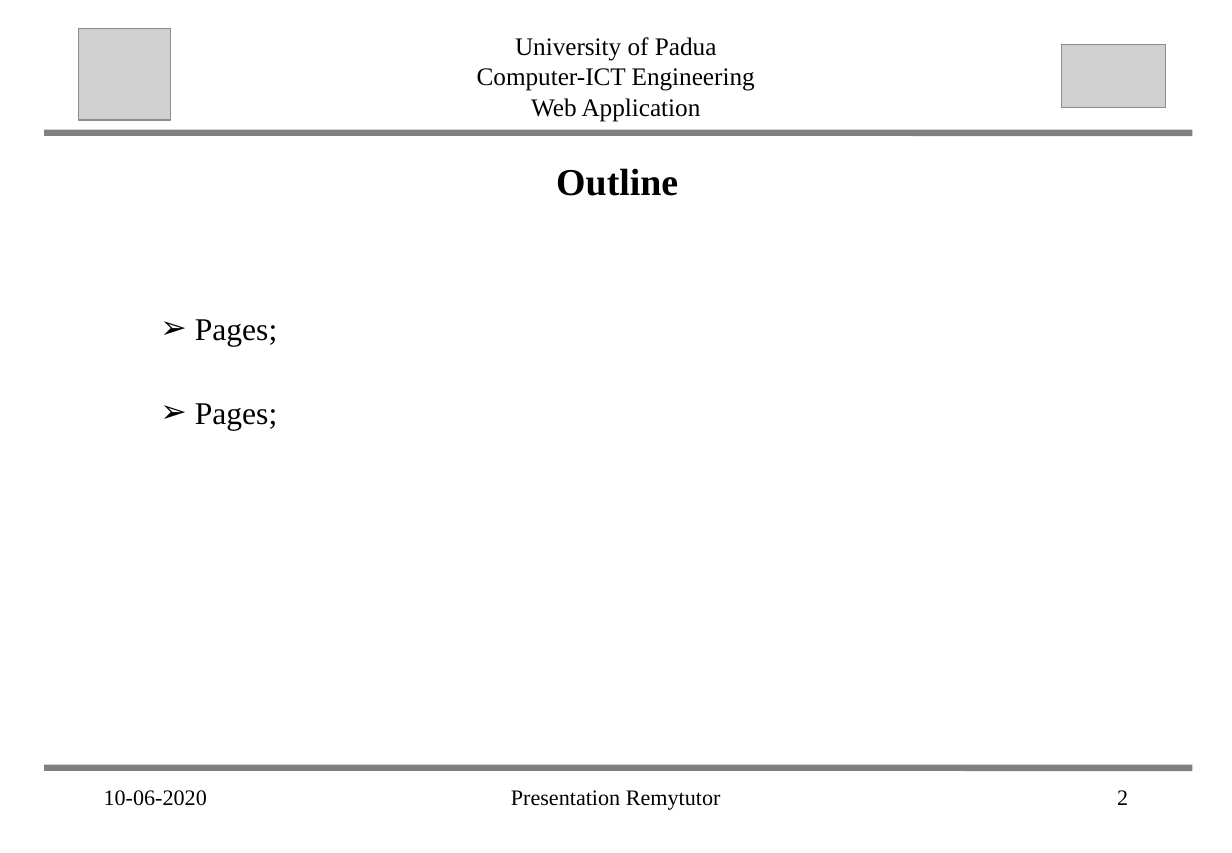
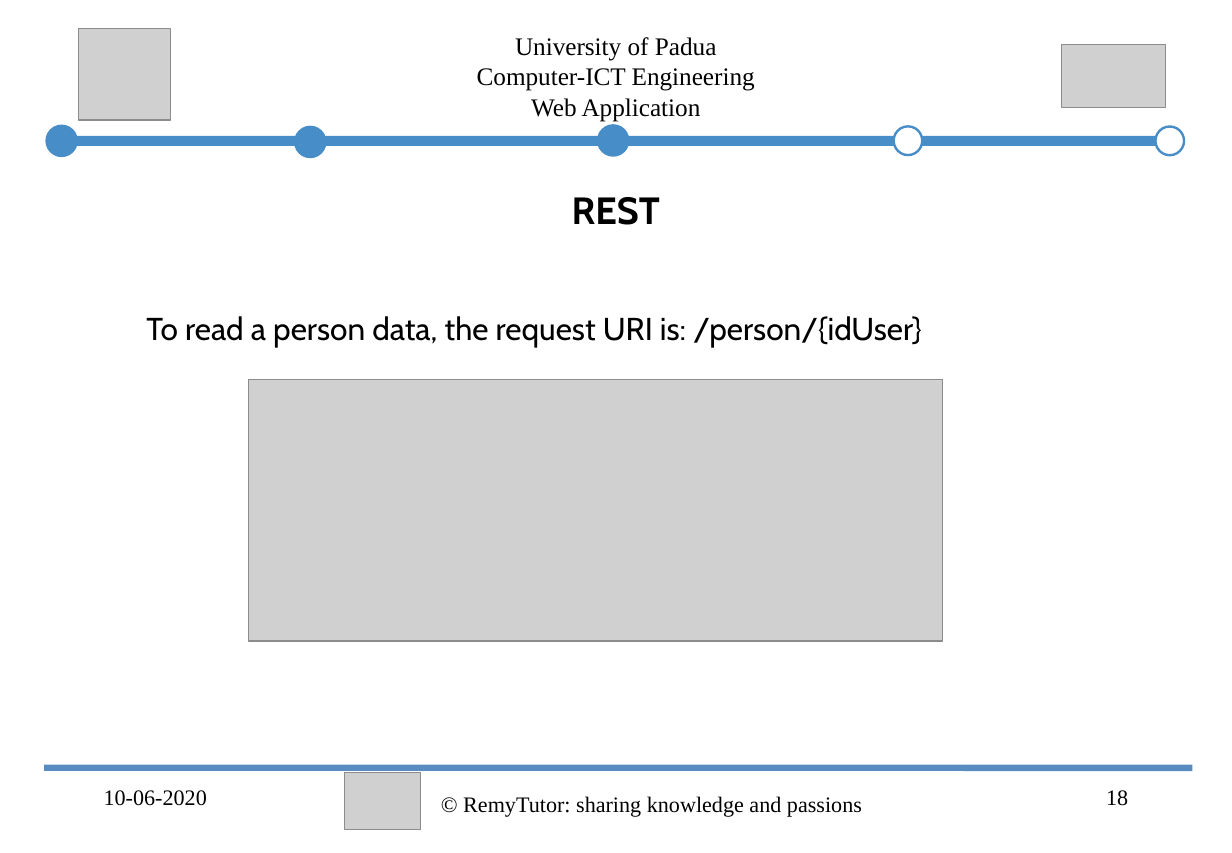
Before and after one commit to abahmadb/Web-Applications, a slide deck: slide 18 of HW2-RemuTutor-2019-2020 - Ahmad.ppt (slide 2 before the commit). Drawn at 1232x853 pixels with LibreOffice and Linux fonts; fonts in the diff are those of the drawing; grey boxes stand for pictures. Boxes give left, top, right and bottom in pixels: in the first picture for what was removed or moved away, otherwise in the second. Text is boxed around its words. In the diff, an @@ line names an element or a change of style, - is before the commit and + after.

```diff
--- a/HW2-RemuTutor-2019-2020 - Ahmad.ppt
+++ b/HW2-RemuTutor-2019-2020 - Ahmad.ppt
@@ line moved from (48, 133) - (1189, 133) to (59, 141) - (1167, 141) @@
@@ line (59, 141) - (1167, 141): stroke #808080 4 pt to #478DC7 6.24 pt @@
@@ group added at (x1=50, y1=126, x2=1183, y2=155): 5 ellipses @@
@@ text removed at (x1=556, y1=168, x2=678, y2=196) @@
-Outline
@@ text added at (x1=572, y1=197, x2=660, y2=225), 24 pt, text #000000, bold @@
+REST
@@ text added at (x1=146, y1=316, x2=922, y2=347), 20 pt, text #000000 @@
+❑ To read a person data, the request URI is: /person/{idUser}
@@ text removed at (x1=195, y1=319, x2=277, y2=430) @@
-  ➢ Pages;
-  ➢ Pages;
@@ picture added at (x1=249, y1=380, x2=942, y2=641) @@
@@ line (48, 767) - (1189, 767): stroke #808080 4 pt to #588CC1 4 pt @@
@@ picture added at (x1=344, y1=772, x2=421, y2=829) @@
@@ text at (x1=463, y1=796, x2=862, y2=817): text changed @@
-Presentation Remytutor
+© RemyTutor: sharing knowledge and passions
@@ page number at (x1=1106, y1=790, x2=1128, y2=806): text changed @@
-2
+18
```
Also in this commit, not shown: 11 other slides changed, 15 slides added, 28 other files.
